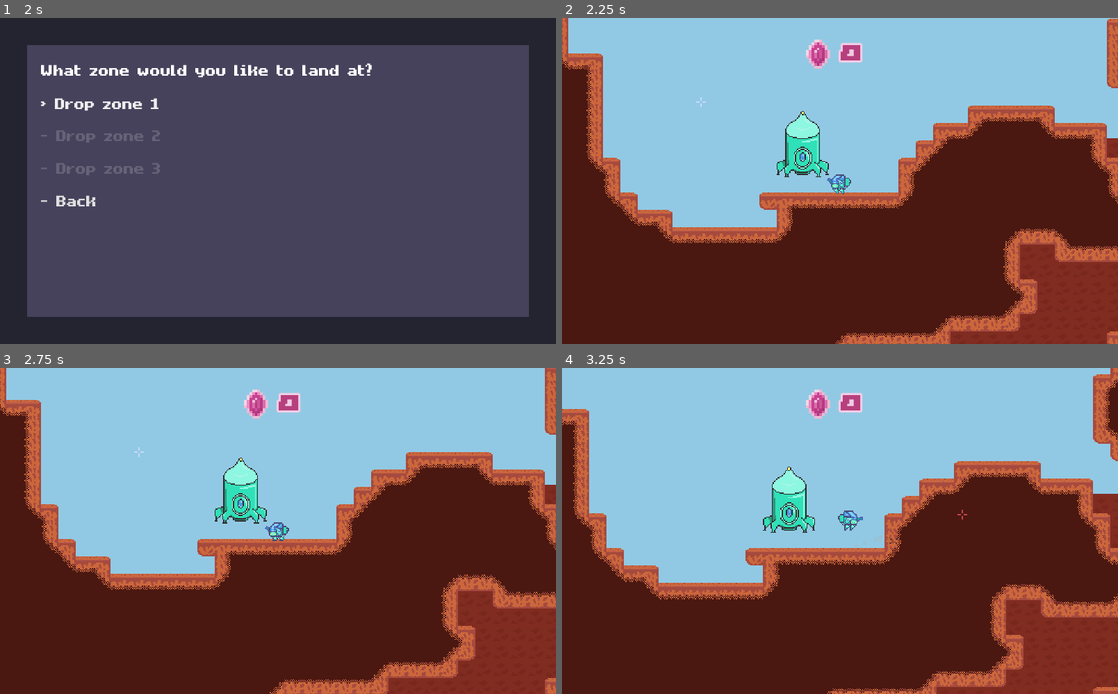
Above: before the commit, frames 1-4 (two rows, left to right).
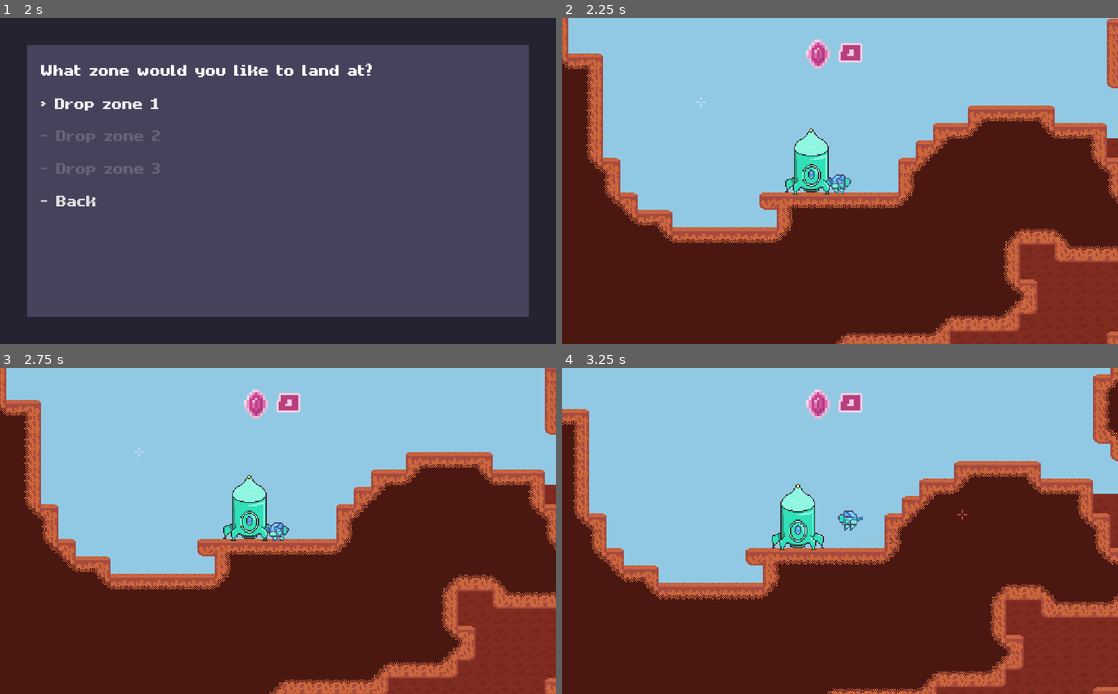
Above: after the commit, the same moments.

Repository: MichaelRRyan/Mecha-Miners
Game: Godot game, scene res://scenes/screens/ShipScreen.tscn
Same seed, same stepped clock (60 frames per second), same inputs: the game is played once before the commit and once after it.
Inputs (mouse positions are in pixels of both pictures, inside the frame that each line leads up to):
- Up to frame 1 (2 s): click "> Navigate" at 0.5 s; click "> Free for all planet" at 1.25 s
- Up to frame 2 (2.25 s): click "> Drop zone 1" at 2 s
- Up to frame 3 (2.75 s): no input
- Up to frame 4 (3.25 s): tap Enter at 2.75 s; move the mouse to (962, 514) at 2.77 s; press the mouse at (962, 514) at 2.78 s; hold D (move_right) from 2.78 s (still down); tap W (jump) at 3.02 s

Frame 1 is identical in both runs. In frame 2, 1.5% of the frame differs, in the area x 38-50%, y 28-55%; in frame 3, 1.5%; in frame 4, 1.5%, in the area x 36-48%, y 30-56%.

Commit message:
Fixed drop pod positioning

Diff:
--- a/scenes/Gameplay.tscn
+++ b/scenes/Gameplay.tscn
@@ -9,7 +9,7 @@
 [ext_resource path="res://scripts/PlayerManager.gd" type="Script" id=7]
 
 [sub_resource type="RectangleShape2D" id=1]
-extents = Vector2( 40, 40 )
+extents = Vector2( 24, 30.5 )
 
 [node name="Gameplay" type="Node2D"]
 
@@ -43,7 +43,7 @@
 [node name="CrystalShards" type="Node2D" parent="." groups=["crystal_container"]]
 
 [node name="DropPod" type="KinematicBody2D" parent="."]
-position = Vector2( 64, 90 )
+position = Vector2( 64, 98 )
 z_index = -50
 collision_layer = 0
 __meta__ = {
@@ -53,10 +53,11 @@
 [node name="Sprite" type="Sprite" parent="DropPod"]
 texture = ExtResource( 5 )
 region_enabled = true
-region_rect = Rect2( 0, 128, 80, 80 )
+region_rect = Rect2( 0, 128, 64, 64 )
 
 [node name="CollisionShape2D" type="CollisionShape2D" parent="DropPod"]
 visible = false
+position = Vector2( 0, 1.5 )
 shape = SubResource( 1 )
 
 [connection signal="crystal_amount_changed" from="PlayerManager/Player" to="GUIManager" method="_on_Player_crystal_amount_changed"]
